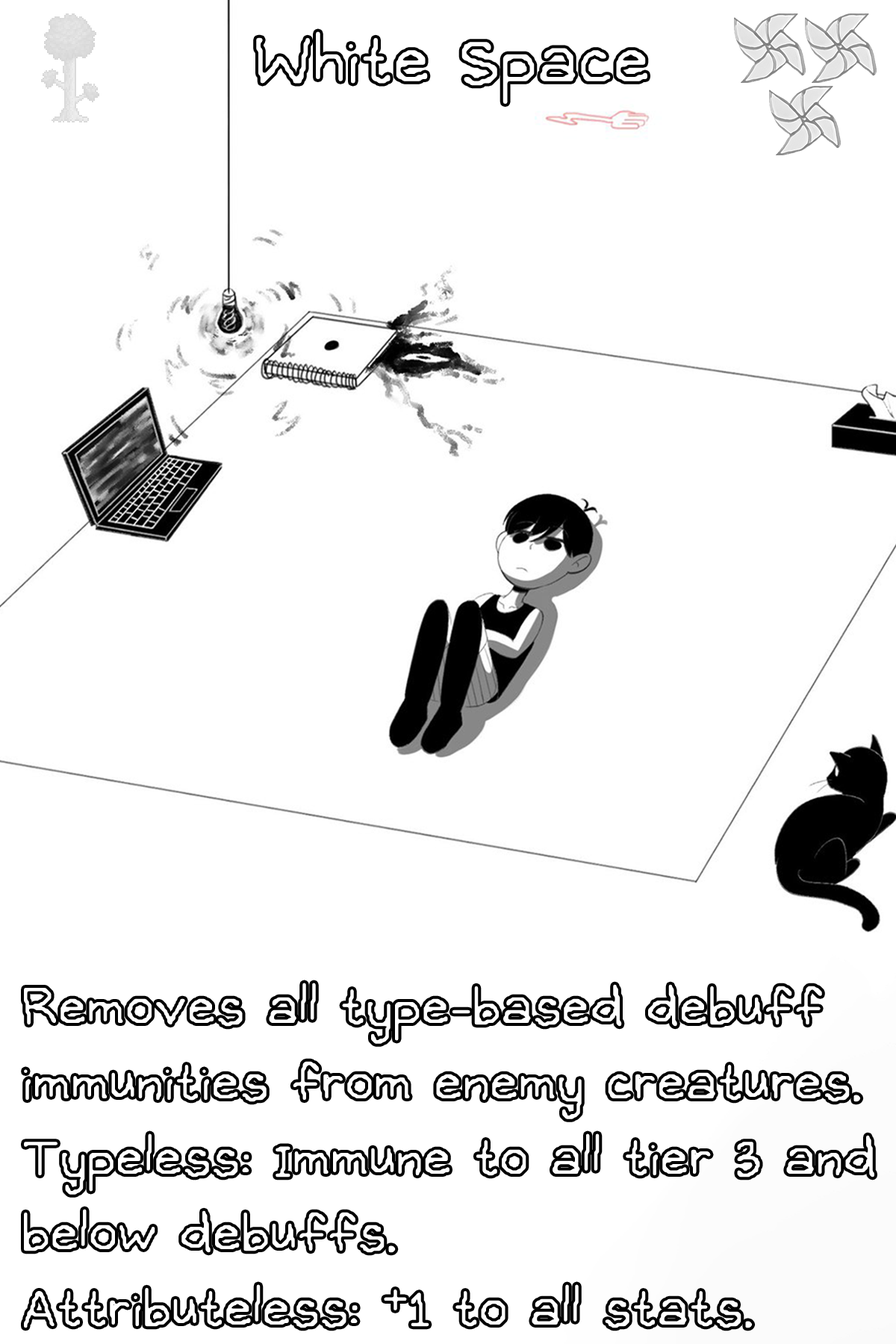
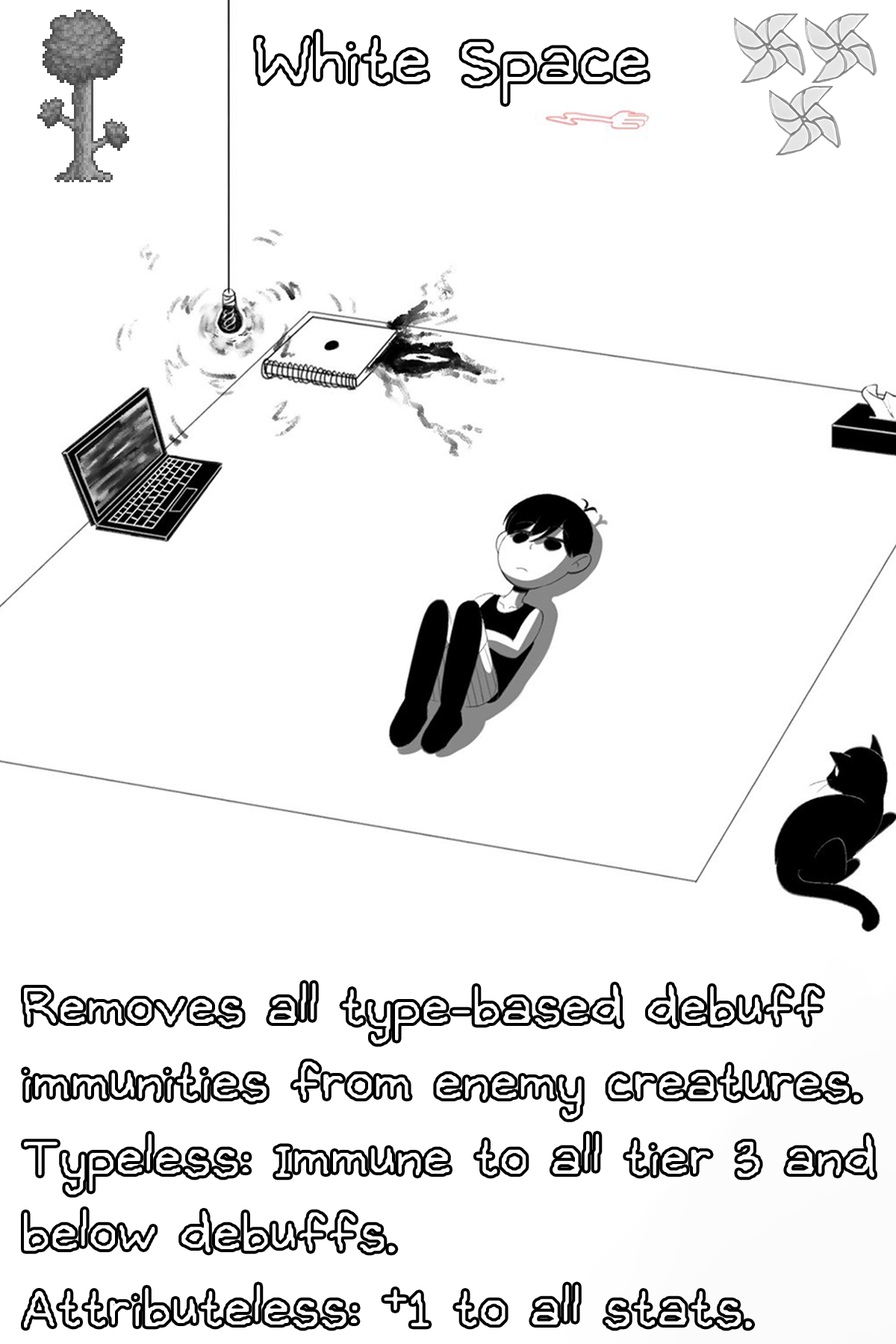
The second (896, 1344) image is a revision of the first. Changes to its layers:
removed group "Types" (2 layers) over [41, 13, 100, 123]
added group "this is needlessly complicated" with 3 layers above "Stars" over [37, 9, 130, 183]
added layer "Color Fill 1" (color) in group "this is needlessly complicated" over [37, 9, 130, 183]
added layer "Color Fill 2" (saturation) in group "this is needlessly complicated" over [50, 77, 127, 183]
moved "field" into group "this is needlessly complicated", painted on it over [37, 9, 130, 183]
